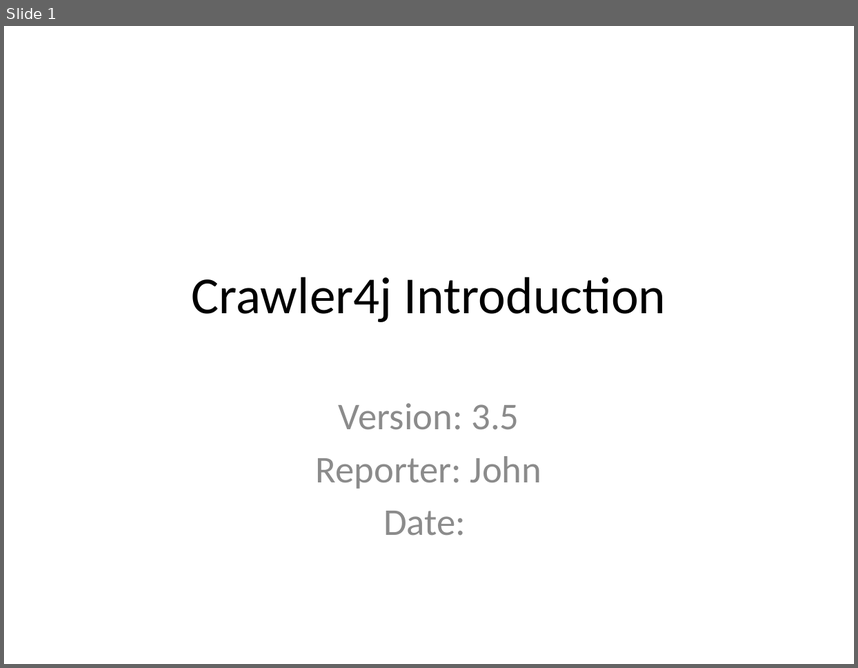
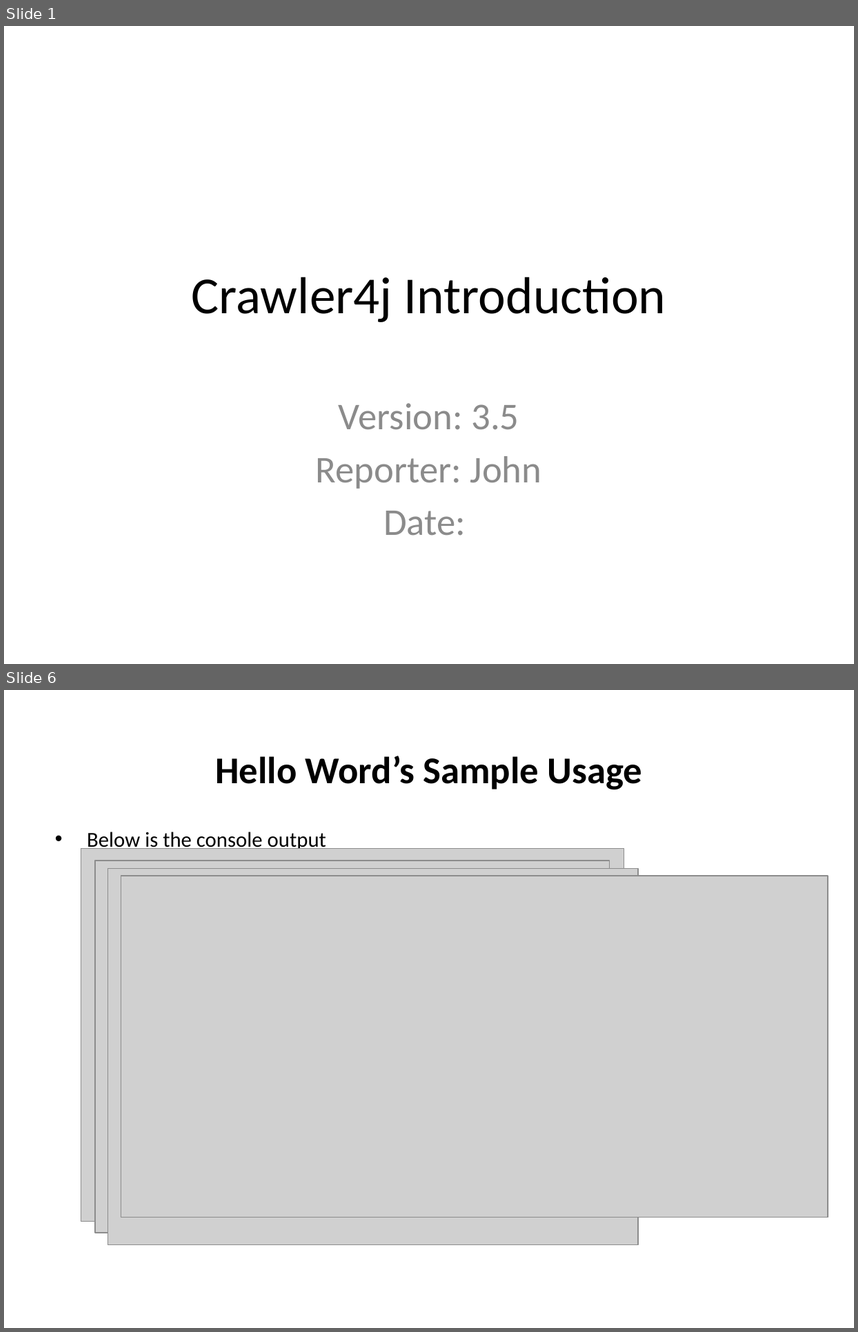
Before and after one commit to johnklee/sd2014, a slide deck: SD_Crawler4j/docs/Crawler4j_Introduction.pptx. Shown one above the other, each under a label of ours: slide 1 before the commit, slides 1 and 6 after it; the slides between them are not shown. The pictures are 858x668 and 858x1332 pixels, drawn with LibreOffice and Linux fonts; fonts in the diff are those of the drawing; grey boxes stand for pictures. Boxes give left, top, right and bottom in pixels: in the first picture for what was removed or moved away, otherwise in the second. Text is boxed around its words. In the diff, an @@ line names an element or a change of style, - is before the commit and + after.

```diff
--- a/SD_Crawler4j/docs/Crawler4j_Introduction.pptx
+++ b/SD_Crawler4j/docs/Crawler4j_Introduction.pptx
@@ slide 6 added at box(4, 690, 854, 1328), background #FFFFFF @@
@@ title added at box(215, 756, 642, 790), 32 pt, text #000000, bold @@
+Hello Word’s Sample Usage
@@ text added at box(87, 831, 326, 852), 18 pt, text #000000 @@
+• Below is the console output
@@ picture added at box(81, 848, 624, 1221) @@
@@ picture added at box(95, 861, 609, 1233) @@
@@ picture added at box(107, 869, 638, 1245) @@
@@ picture added at box(121, 876, 828, 1216) @@
```
Also in this commit, not shown: 1 slide changed, 3 other slides added, 2 other files.
